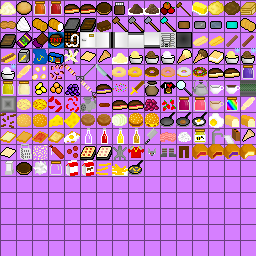
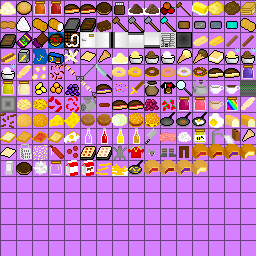
Layer changes from the first 256 x 256 image to the second:
added layer "Pasted Layer #176" above "Pasted Layer #175" over (192, 160, 208, 175)
added layer "Pasted Layer #175" above "Pasted Layer #174" over (176, 160, 192, 175)
added layer "Pasted Layer #174" above "Pasted Layer #173" over (160, 160, 176, 175)
added layer "Pasted Layer #173" above "Pasted Layer #172" over (144, 160, 160, 175)
